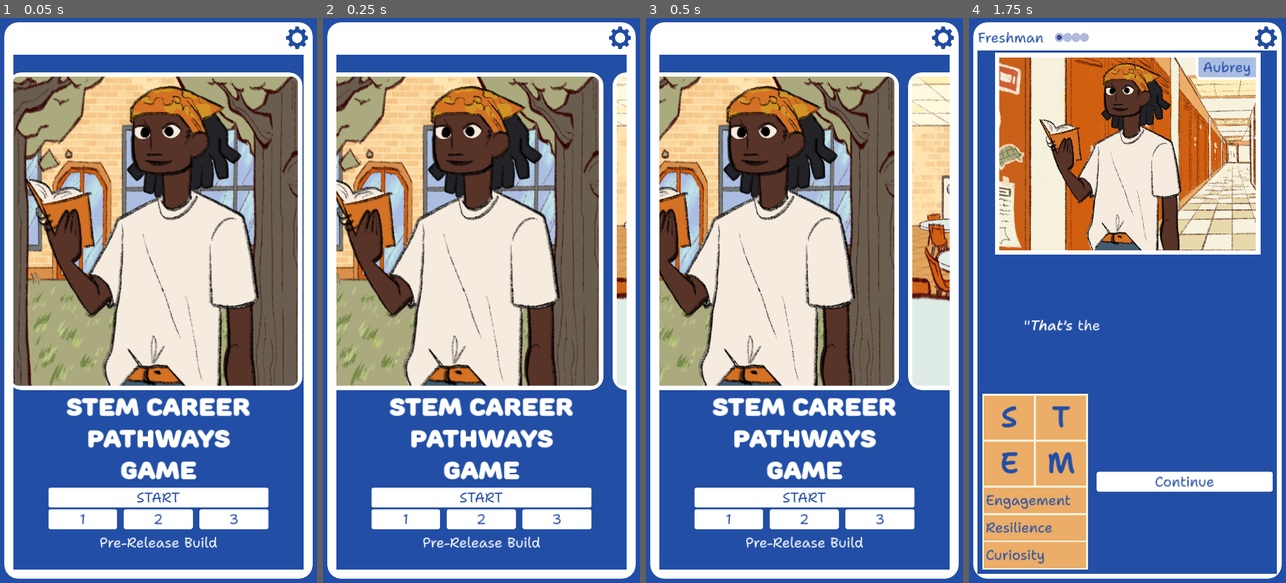
Above: before the commit, frames 1-4 (left to right).
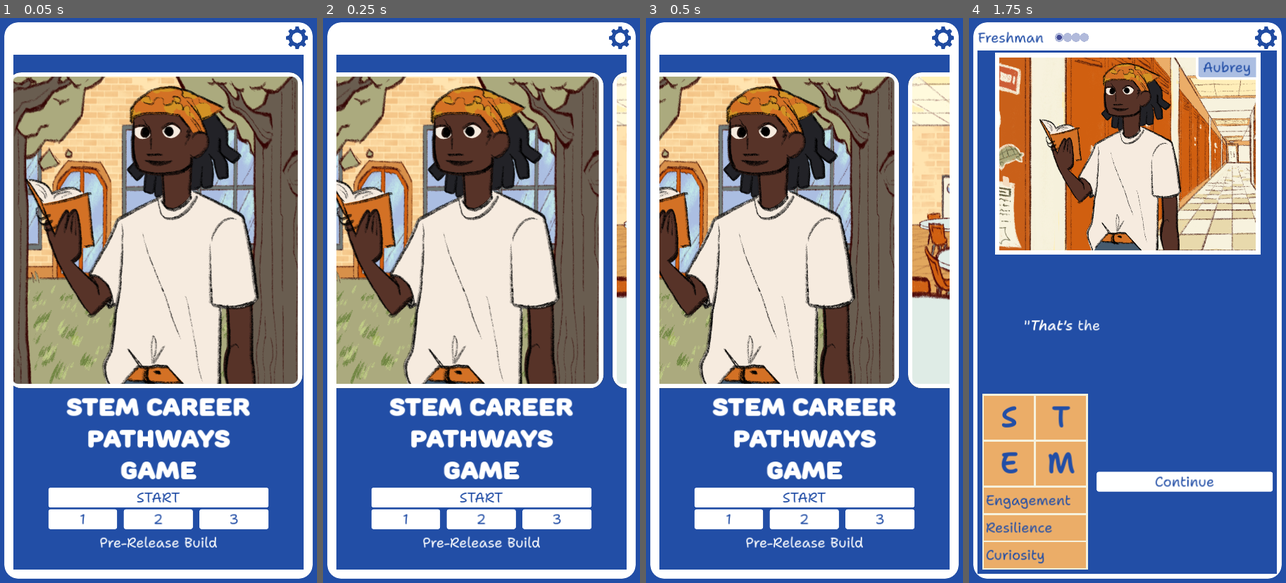
Above: after the commit, the same moments.

Repository: stem-career-paths/game
Game: Godot game, scene res://ui/screen.tscn
Two runs of this game, one before a commit and one after it. Both use one fixed random seed, a clock stepped at 60 frames per second and the inputs below. The engine's default icon, where the game draws it, is replaced by a stand-in: a white triangle on a blue panel in a dark square.
Inputs (mouse positions are in pixels of both pictures, inside the frame that each line leads up to):
- Up to frame 1 (0.05 s): no input
- Up to frame 2 (0.25 s): no input
- Up to frame 3 (0.5 s): no input
- Up to frame 4 (1.75 s): click (1127, 498) at 0.52 s; click (1184, 441) at 1.27 s

The runs differ from the first frame. In frame 1, 1.7% of the frame differs, in the area x 4-96%, y 16-66%; in frame 2, 1.6%; in frame 3, 1.9%; in frame 4, nothing differs.

Commit message:
Normalize space between last and first images

Diff:
--- a/project/ui/cast_carousel.tscn
+++ b/project/ui/cast_carousel.tscn
@@ -18,8 +18,10 @@
 [node name="ParallaxLayer" type="ParallaxLayer" parent="."]
 
 [node name="HBoxContainer" type="HBoxContainer" parent="ParallaxLayer"]
-offset_right = 2892.0
-offset_bottom = 720.0
+unique_name_in_owner = true
+offset_right = 2760.0
+offset_bottom = 716.0
+size_flags_horizontal = 0
 theme_override_constants/separation = 20
 
 [node name="PanelContainer" type="PanelContainer" parent="ParallaxLayer/HBoxContainer"]
